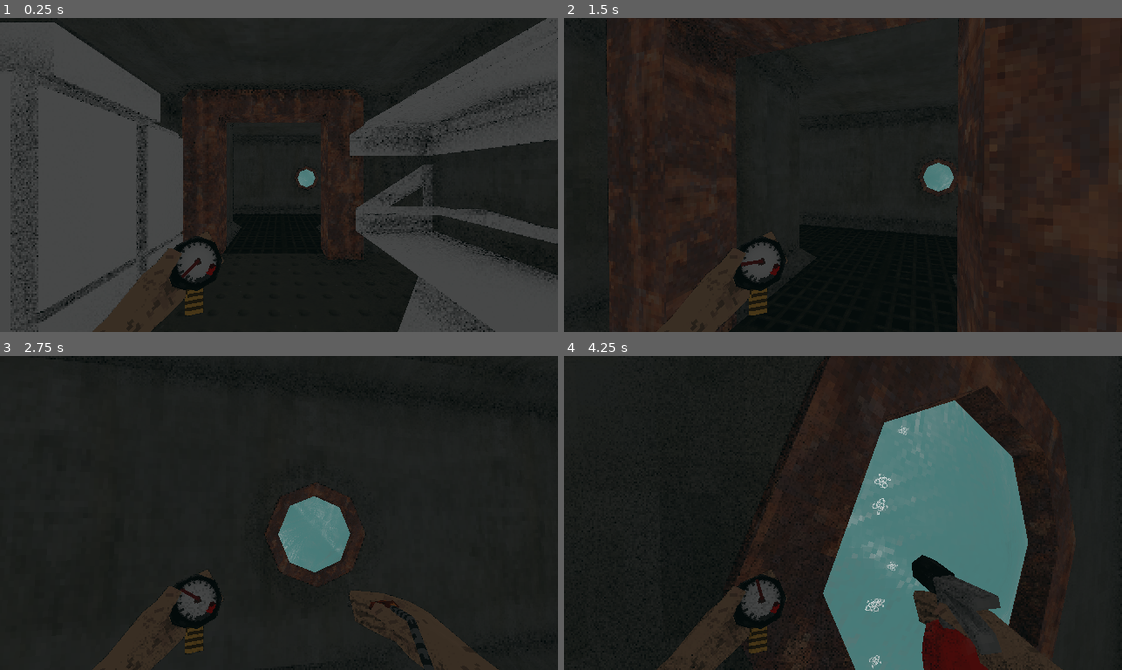
Above: before the commit, frames 1-4 (two rows, left to right).
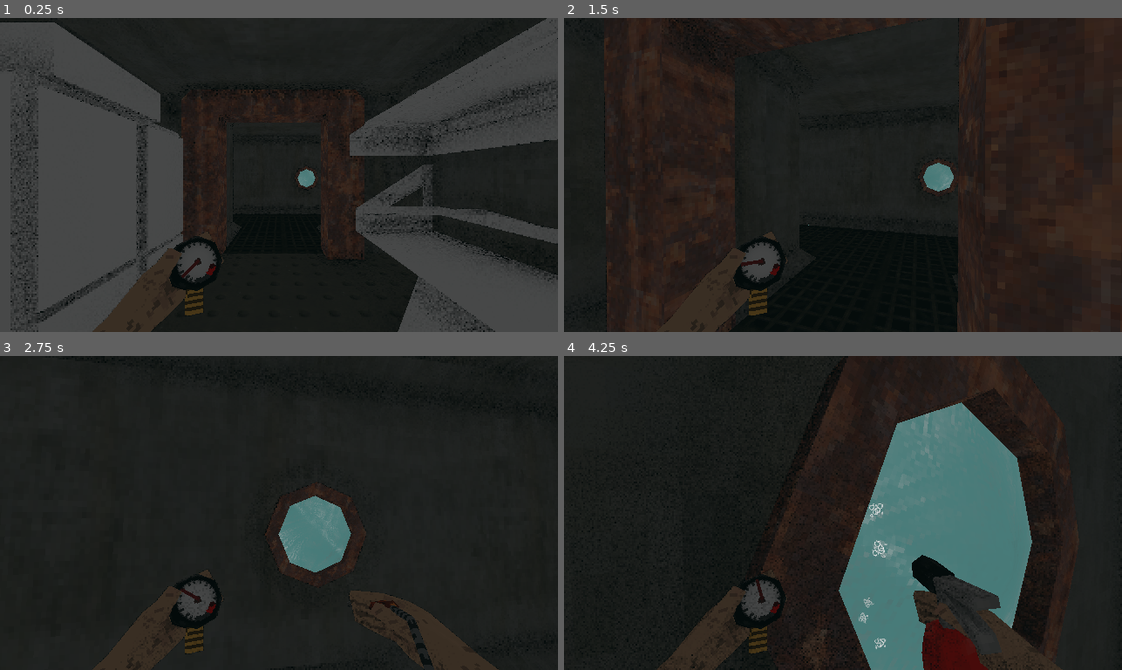
Above: after the commit, the same moments.

Repository: toadile-gd/project_nachos
Game: Godot game, scene res://main_scene.tscn
Two runs of this game, one before a commit and one after it. Both use one fixed random seed, a clock stepped at 60 frames per second and the inputs below.
Inputs (mouse positions are in pixels of both pictures, inside the frame that each line leads up to):
- Up to frame 1 (0.25 s): no input
- Up to frame 2 (1.5 s): move the mouse to (870, 175) at 0.52 s; hold W (up) from 0.53 s (still down); tap 1 (1) at 0.6 s; tap Space (jump) at 0.77 s; tap 2 (2) at 0.8, 1.35 s; move the mouse to (815, 175) at 1.27 s
- Up to frame 3 (2.75 s): keep holding W (up); tap Space (jump) at 1.52 s; tap 3 (3) at 1.55, 2.1 s; move the mouse to (290, 506) at 2.02 s; tap 4 (4) at 2.3 s
- Up to frame 4 (4.25 s): keep holding W (up); move the mouse to (837, 519) at 2.77 s; tap 4 (4) at 2.85 s; tap Space (jump) at 3.02, 3.77 s; tap 1 (1) at 3.05, 3.6 s; move the mouse to (887, 516) at 3.52 s; tap 2 (2) at 3.8 s

The runs differ from the first frame. In frame 1, less than 0.1% of the frame differs, in the area x 32-100%, y 23-82%; in frame 2, 0.2%; in frame 3, 0.1%; in frame 4, 4.6%, in the area x 29-93%, y 0-100%.

Commit message:
CB-0002: Cargo Bay/ Engine Static props

Diff:
--- a/project_nachos/main_scene.tscn
+++ b/project_nachos/main_scene.tscn
@@ -33,10 +33,19 @@
 [ext_resource path="res://GameObjects/Static/Crate (large).tscn" type="PackedScene" id=31]
 [ext_resource path="res://GameObjects/Static/Create (xlarge).tscn" type="PackedScene" id=32]
 [ext_resource path="res://GameObjects/Static/Barrel.tscn" type="PackedScene" id=33]
+[ext_resource path="res://GameObjects/Static/Crate (long).tscn" type="PackedScene" id=34]
+[ext_resource path="res://GameObjects/Static/Crate (medium).tscn" type="PackedScene" id=35]
+[ext_resource path="res://GameObjects/Static/Mechanical Arm.tscn" type="PackedScene" id=36]
+[ext_resource path="res://GameObjects/Static/Oar.tscn" type="PackedScene" id=37]
+[ext_resource path="res://GameObjects/Static/Engine (body).tscn" type="PackedScene" id=38]
+[ext_resource path="res://GameObjects/Static/Engine (rotary).tscn" type="PackedScene" id=39]
+[ext_resource path="res://GameObjects/Static/Engine Console.tscn" type="PackedScene" id=40]
+[ext_resource path="res://GameObjects/Static/Engine Ladder.tscn" type="PackedScene" id=41]
 
 [node name="main_scene" type="Spatial"]
 
 [node name="Level" parent="." instance=ExtResource( 1 )]
+transform = Transform( 1, 0, 0, 0, 1, 0, 0, 0, 1, 0.000570297, 0, 0.0145578 )
 
 [node name="Bubbles" type="Node" parent="."]
 
@@ -322,18 +331,6 @@
 
 [node name="Cargo Bay" type="Node" parent="Static Objects"]
 
-[node name="Crate (small) 1" parent="Static Objects/Cargo Bay" instance=ExtResource( 26 )]
-transform = Transform( 1, 0, 0, 0, 1, 0, 0, 0, 1, 10.0615, -4.28883, -6.50144 )
-
-[node name="Crate (small) 2" parent="Static Objects/Cargo Bay" instance=ExtResource( 26 )]
-transform = Transform( 0.902826, 0, 0.430007, 0, 1, 0, -0.430007, 0, 0.902826, 0.462194, -4.28883, 5.24903 )
-
-[node name="Crate (large)" parent="Static Objects/Cargo Bay" instance=ExtResource( 31 )]
-transform = Transform( 1, 0, 0, 0, 1, 0, 0, 0, 1, 11.9124, -3.92838, -6.90384 )
-
-[node name="Create (xlarge)" parent="Static Objects/Cargo Bay" instance=ExtResource( 32 )]
-transform = Transform( 1, 0, 0, 0, 1, 0, 0, 0, 1, 8.2439, -3.63709, 0.0264206 )
-
 [node name="Barrels" type="Node" parent="Static Objects/Cargo Bay"]
 
 [node name="Barrel Group 1" type="Node" parent="Static Objects/Cargo Bay/Barrels"]
@@ -383,6 +380,147 @@
 [node name="Barrel 2" parent="Static Objects/Cargo Bay/Barrels/Barrel Group 4" instance=ExtResource( 33 )]
 transform = Transform( -0.192436, -4.28944e-08, 0.981309, -0.981309, 8.41166e-09, -0.192436, 0, -1, -4.37114e-08, 3.63937, -3.14988, 5.47265 )
 
+[node name="Barrel 1" parent="Static Objects/Cargo Bay/Barrels" instance=ExtResource( 33 )]
+transform = Transform( 1, 0, 0, 0, 1, 0, 0, 0, 1, 8.26709, -4.43153, 4.43958 )
+
+[node name="Barrel 4" parent="Static Objects/Cargo Bay/Barrels" instance=ExtResource( 33 )]
+transform = Transform( 0.112284, 0, 0.993676, 0, 1, 0, -0.993676, 0, 0.112284, 11.1751, -4.43153, 4.70327 )
+
+[node name="Barrel 3" parent="Static Objects/Cargo Bay/Barrels" instance=ExtResource( 33 )]
+transform = Transform( 1, 0, 0, 0, 1, 0, 0, 0, 1, 9.8525, -4.43153, -5.30064 )
+
+[node name="Barrel 2" parent="Static Objects/Cargo Bay/Barrels" instance=ExtResource( 33 )]
+transform = Transform( 0.843026, 0.360103, -0.399542, 0, 0.742818, 0.669494, 0.537874, -0.5644, 0.626214, 7.89974, -4.34131, 5.4218 )
+
+[node name="Barrel (Oil)" parent="Static Objects/Cargo Bay/Barrels" instance=ExtResource( 27 )]
+transform = Transform( 1, 0, 0, 0, 1, 0, 0, 0, 1, 1.26336, -4.57162, -5.25062 )
+
+[node name="Misc" type="Node" parent="Static Objects/Cargo Bay"]
+
+[node name="Mechanical Arm" parent="Static Objects/Cargo Bay/Misc" instance=ExtResource( 36 )]
+transform = Transform( 1, 0, 0, 0, 1, 0, 0, 0, 1, 6.77577, -4.90465, 1.70299 )
+
+[node name="Oar 1" parent="Static Objects/Cargo Bay/Misc" instance=ExtResource( 37 )]
+transform = Transform( 0.573116, -0.80921, -0.129294, 0.798311, 0.515697, 0.311055, -0.185032, -0.281488, 0.941556, 8.98668, -4.32424, 5.18302 )
+
+[node name="Oar 2" parent="Static Objects/Cargo Bay/Misc" instance=ExtResource( 37 )]
+transform = Transform( 0.972687, -0.232121, 0, 0.232121, 0.972687, 0, 0, 0, 1, -0.924555, -3.75432, -6.39686 )
+
+[node name="Crates" type="Node" parent="Static Objects/Cargo Bay"]
+
+[node name="Crate (medium) 1" parent="Static Objects/Cargo Bay/Crates" instance=ExtResource( 35 )]
+transform = Transform( 1, 0, 0, 0, 1, 0, 0, 0, 1, 0.396163, -3.92838, -1.3817 )
+
+[node name="Crate (medium) 2" parent="Static Objects/Cargo Bay/Crates" instance=ExtResource( 35 )]
+transform = Transform( 1, 0, 0, 0, 1, 0, 0, 0, 1, 5.37829, -3.92838, -6.97782 )
+
+[node name="Crate (small) 1" parent="Static Objects/Cargo Bay/Crates" instance=ExtResource( 26 )]
+transform = Transform( 1, 0, 0, 0, 1, 0, 0, 0, 1, 10.0615, -4.28883, -6.50144 )
+
+[node name="Crate (small) 4" parent="Static Objects/Cargo Bay/Crates" instance=ExtResource( 26 )]
+transform = Transform( 1, 0, 0, 0, 1, 0, 0, 0, 1, -0.124867, -4.28883, -5.02358 )
+
+[node name="Crate (small) 5" parent="Static Objects/Cargo Bay/Crates" instance=ExtResource( 26 )]
+transform = Transform( 0.970359, 0, 0.241668, 0, 1, 0, -0.241668, 0, 0.970359, -0.124867, -4.28883, -3.38902 )
+
+[node name="Crate (small) 6" parent="Static Objects/Cargo Bay/Crates" instance=ExtResource( 26 )]
+transform = Transform( 0.991565, 0, 0.129609, 0, 1, 0, -0.129609, 0, 0.991565, 4.51474, -4.28883, -0.476528 )
+
+[node name="Crate (small) 8" parent="Static Objects/Cargo Bay/Crates" instance=ExtResource( 26 )]
+transform = Transform( 0.991565, 0, 0.129609, 0, 1, 0, -0.129609, 0, 0.991565, 4.51474, -2.84755, -0.476528 )
+
+[node name="Crate (small) 9" parent="Static Objects/Cargo Bay/Crates" instance=ExtResource( 26 )]
+transform = Transform( 0.991565, 0, 0.129609, 0, 1, 0, -0.129609, 0, 0.991565, 4.51474, -4.28883, -2.00137 )
+
+[node name="Crate (small) 10" parent="Static Objects/Cargo Bay/Crates" instance=ExtResource( 26 )]
+transform = Transform( 0.991565, 0, 0.129609, 0, 1, 0, -0.129609, 0, 0.991565, 4.51474, -2.84755, -2.00137 )
+
+[node name="Crate (small) 11" parent="Static Objects/Cargo Bay/Crates" instance=ExtResource( 26 )]
+transform = Transform( 0.991565, 0, 0.129609, 0, 1, 0, -0.129609, 0, 0.991565, 4.51474, -4.28883, -3.39582 )
+
+[node name="Crate (small) 13" parent="Static Objects/Cargo Bay/Crates" instance=ExtResource( 26 )]
+transform = Transform( 0.991565, 0, 0.129609, 0, 1, 0, -0.129609, 0, 0.991565, 2.9542, -4.28883, -3.39582 )
+
+[node name="Crate (small) 12" parent="Static Objects/Cargo Bay/Crates" instance=ExtResource( 26 )]
+transform = Transform( 0.991565, 0, 0.129609, 0, 1, 0, -0.129609, 0, 0.991565, 4.51474, -2.84755, -3.39582 )
+
+[node name="Crate (small) 7" parent="Static Objects/Cargo Bay/Crates" instance=ExtResource( 26 )]
+transform = Transform( 0.991565, 0, 0.129609, 0, 1, 0, -0.129609, 0, 0.991565, 4.51474, -2.87216, 1.3207 )
+
+[node name="Crate (small) 3" parent="Static Objects/Cargo Bay/Crates" instance=ExtResource( 26 )]
+transform = Transform( 0.977769, 0, 0.209687, 0, 1, 0, -0.209687, 0, 0.977769, 12.3313, -4.28883, -2.44623 )
+
+[node name="Crate (small) 2" parent="Static Objects/Cargo Bay/Crates" instance=ExtResource( 26 )]
+transform = Transform( 0.902826, 0, 0.430007, 0, 1, 0, -0.430007, 0, 0.902826, 0.462194, -4.28883, 5.24903 )
+
+[node name="Crate (large)" parent="Static Objects/Cargo Bay/Crates" instance=ExtResource( 31 )]
+transform = Transform( 1, 0, 0, 0, 1, 0, 0, 0, 1, 11.9124, -3.92838, -6.90384 )
+
+[node name="Create (xlarge)" parent="Static Objects/Cargo Bay/Crates" instance=ExtResource( 32 )]
+transform = Transform( 1, 0, 0, 0, 1, 0, 0, 0, 1, 8.2439, -3.63709, 0.0264206 )
+
+[node name="Crate (long) 1" parent="Static Objects/Cargo Bay/Crates" instance=ExtResource( 34 )]
+transform = Transform( 1, 0, 0, 0, 1, 0, 0, 0, 1, 8.73923, -3.96999, -7.24341 )
+
+[node name="Crate (long) 4" parent="Static Objects/Cargo Bay/Crates" instance=ExtResource( 34 )]
+transform = Transform( 1, 0, 0, 0, 1, 0, 0, 0, 1, 2.40536, -3.96999, -7.24341 )
+
+[node name="Crate (long) 2" parent="Static Objects/Cargo Bay/Crates" instance=ExtResource( 34 )]
+transform = Transform( 0.471689, 0.881765, -3.85432e-08, 0, -4.37114e-08, -1, -0.881765, 0.471689, -2.06182e-08, 8.33145, -4.33024, -2.29463 )
+
+[node name="Crate (long) 3" parent="Static Objects/Cargo Bay/Crates" instance=ExtResource( 34 )]
+transform = Transform( 0.999973, 0.00734788, -3.21185e-10, 0, -4.37114e-08, -1, -0.00734788, 0.999973, -4.37102e-08, -0.297384, -2.861, -4.67107 )
+
+[node name="Crate (long) 5" parent="Static Objects/Cargo Bay/Crates" instance=ExtResource( 34 )]
+transform = Transform( 0.999973, 0.00734788, -3.21185e-10, 0, -4.37114e-08, -1, -0.00734788, 0.999973, -4.37102e-08, 4.47271, -4.26796, 1.41637 )
+
+[node name="Crate (long) 6" parent="Static Objects/Cargo Bay/Crates" instance=ExtResource( 34 )]
+transform = Transform( 0.999973, 0.00734788, -3.21185e-10, 0, -4.37114e-08, -1, -0.00734788, 0.999973, -4.37102e-08, 3.10407, -4.26796, 1.41637 )
+
 [node name="Clutter" type="Node" parent="Static Objects"]
 
 [node name="Pipes" type="Node" parent="Static Objects"]
+
+[node name="Engine Room" type="Node" parent="Static Objects"]
+
+[node name="Engine (body)" parent="Static Objects/Engine Room" instance=ExtResource( 38 )]
+transform = Transform( 1, 0, 0, 0, 1, 0, 0, 0, 1, -7.74883, -3.53255, -5.10327 )
+
+[node name="Engine (rotary)" parent="Static Objects/Engine Room" instance=ExtResource( 39 )]
+transform = Transform( 1, 0, 0, 0, 1, 0, 0, 0, 1, -9.55678, -3.52295, -5.07613 )
+
+[node name="Engine Console" parent="Static Objects/Engine Room" instance=ExtResource( 40 )]
+transform = Transform( 1, 0, 0, 0, 1, 0, 0, 0, 1, -10.649, -4.57173, -3.22921 )
+
+[node name="Engine Ladder" parent="Static Objects/Engine Room" instance=ExtResource( 41 )]
+transform = Transform( 1, 0, 0, 0, 1, 0, 0, 0, 1, -5.40727, -4.6514, -3.00506 )
+
+[node name="Barrel (Oil) 1" parent="Static Objects/Engine Room" instance=ExtResource( 27 )]
+transform = Transform( 1, 0, 0, 0, 1, 0, 0, 0, 1, -3.99714, -4.57162, -1.31466 )
+
+[node name="Barrel (Oil) 2" parent="Static Objects/Engine Room" instance=ExtResource( 27 )]
+transform = Transform( 1, 0, 0, 0, 1, 0, 0, 0, 1, -9.17723, -4.57162, -2.87295 )
+
+[node name="Barrel (Oil) 3" parent="Static Objects/Engine Room" instance=ExtResource( 27 )]
+transform = Transform( 1, 0, 0, 0, 1, 0, 0, 0, 1, -2.52921, -4.57162, -2.22437 )
+
+[node name="Barrel (Oil) 5" parent="Static Objects/Engine Room" instance=ExtResource( 27 )]
+transform = Transform( 0.954932, 0, 0.296825, 0, 1, 0, -0.296825, 0, 0.954932, -2.39903, -4.57162, -1.38574 )
+
+[node name="Barrel (Oil) 6" parent="Static Objects/Engine Room" instance=ExtResource( 27 )]
+transform = Transform( 0.460324, 0, 0.887751, 0, 1, 0, -0.887751, 0, 0.460324, -2.17794, -4.57162, -3.03929 )
+
+[node name="Barrel (Oil) 4" parent="Static Objects/Engine Room" instance=ExtResource( 27 )]
+transform = Transform( 1, 0, 0, 0, 1, 0, 0, 0, 1, -2.31347, -3.71153, -2.22437 )
+
+[node name="Terminal" parent="Static Objects/Engine Room" instance=ExtResource( 21 )]
+transform = Transform( -4.37114e-08, 0, -1, 0, 1, 0, 1, 0, -4.37114e-08, -14.3616, -3.74213, -2.50129 )
+
+[node name="Mechanical Arm" parent="Static Objects/Engine Room" instance=ExtResource( 36 )]
+transform = Transform( 0.480331, 0, 0.877087, 0, 1, 0, -0.877087, 0, 0.480331, -13.2108, -4.96302, -3.04755 )
+
+[node name="Console 1" parent="Static Objects/Engine Room" instance=ExtResource( 23 )]
+transform = Transform( -4.37114e-08, 0, -1, 0, 1, 0, 1, 0, -4.37114e-08, -14.7956, -3.587, 0.0209945 )
+
+[node name="Console 2" parent="Static Objects/Engine Room" instance=ExtResource( 23 )]
+transform = Transform( -4.37114e-08, 0, -1, 0, 1, 0, 1, 0, -4.37114e-08, -5.21942, -3.587, 0.0209945 )
Not shown: 1 places in project_nachos/main_scene.tscn that only renumber resources
